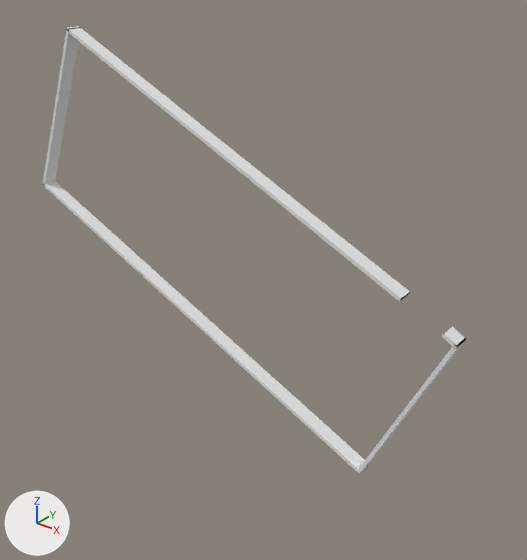
The OBJ model tb3_simulation/maps/tb3_world/models/tb3_world_tb3_world/meshes/wall_1.obj as it was, and as the next commit left it.
Both versions are drawn from a camera (50 mm lens) standing at (38.8, -26.8, 25.2) and looking at (17.5, -0.2, 8.8). Every picture has the same lights, and +X, +Y and +Z are marked at lower left. The older version comes first. Where no turn or scale is listed for an object, it has been applied to the vertices.

In view in the first picture: 'walls'.
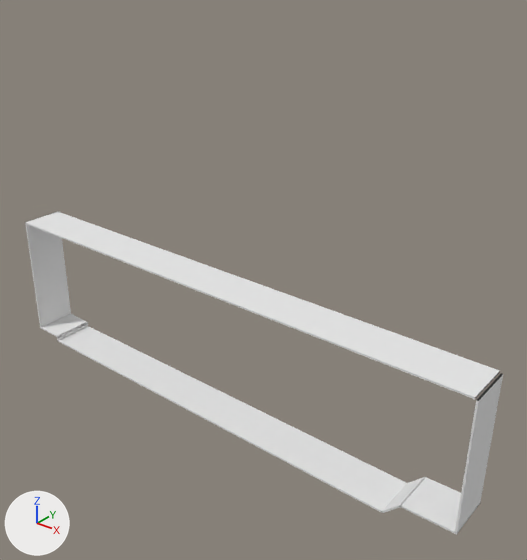
The change, as a list of edits to the scene's bpy script:
```text
Change me_walls:
    used by ob_walls; location = (0.0, 0.0, 0.0)
    remove me_walls.from_pydata(...)  # 40 vertices, 50 faces; spans x 0.0..28.6, y -0.8..0.0, z 0.0..20.2
    add me_walls.from_pydata(...)  # 64 vertices, 80 faces; spans x 0.0..30.4, y -2.5..0.0, z 0.0..8.4
    me_walls part 1: the loose piece of 8 vertices spanning x 0.0..4.5, y -0.8..0.0, z 10.3..20.2 is scaled about its middle by (0.0257, 3.12, 0.781), then moved by (-2.1, -0.9, -10.7)
    me_walls part 2: the loose piece of 8 vertices spanning x 0.0..24.4, y -0.8..0.0, z 0.0..10.6 is scaled about its middle by (0.0796, 3.12, 0.00548), then moved by (-11.2, -0.9, -4.6)
    me_walls part 3: the loose piece of 8 vertices spanning x 4.2..25.7, y -0.8..0.0, z 10.4..20.2 is scaled about its middle by (-0.00319, 3.12, 0.0426), then moved by (-13.1, -0.9, -14.8)
    me_walls part 4: the loose piece of 8 vertices spanning x 4.2..25.7, y -0.8..0.0, z 10.4..20.2 is copied, and the copy is scaled about its middle by (1.16, 3.12, 0.0328), then moved by (-0.7, -0.9, -15.1); it spans x 1.8..26.7, y -2.5..0.0, z 0.0..0.4
    me_walls part 5: the loose piece of 8 vertices spanning x 24.1..28.6, y -0.8..0.0, z 0.0..9.3 is scaled about its middle by (0.224, 3.13, 0.105), then moved by (0.7, -0.9, -4.1)
    me_walls part 6: the loose piece of 8 vertices spanning x 24.1..28.6, y -0.8..0.0, z 0.0..9.3 is copied, and the copy is scaled about its middle by (0.668, 3.13, 0.006), then moved by (2.5, -0.9, -3.6); it spans x 27.5..30.3, y -2.5..0.0, z 0.9..1.1
    me_walls part 7: the loose piece of 8 vertices spanning x 24.1..28.6, y -0.8..0.0, z 0.0..9.3 is copied, and the copy is scaled about its middle by (0.0133, 3.12, 0.781), then moved by (4.0, -0.9, -0.1); it spans x 30.2..30.4, y -2.5..0.0, z 1.0..8.1
    me_walls part 8: the loose piece of 8 vertices spanning x 0.0..24.4, y -0.8..0.0, z 0.0..10.6 is copied, and the copy is scaled about its middle by (1.24, 3.12, 0.0153), then moved by (3.0, -0.8, 3.0); it spans x 0.1..30.2, y -2.5..0.0, z 8.1..8.4
    me_walls part 9: the loose piece of 8 vertices spanning x 27.8..28.6, y -0.8..0.0, z 9.0..9.6 is deleted
```

Where the change shows, as pixel boxes [x1, y1, x2, y2] in the pictures (527 x 560 px; the box of a moved part takes in the faces that stretch with it):
'walls', reshaped (13% wider, 28% shorter): before [43, 26, 467, 474]; after [25, 211, 503, 535]
part 1 of me_walls, moved or reshaped: before [43, 27, 80, 186]; after [25, 211, 71, 327]
part 2 of me_walls, moved or reshaped: before [43, 181, 365, 473]; after [40, 314, 88, 338]
part 3 of me_walls, moved or reshaped: before [67, 26, 410, 301]; after [57, 322, 88, 341]
part 4 of me_walls, added: after [58, 326, 407, 513]
part 5 of me_walls, moved or reshaped: before [357, 338, 466, 474]; after [381, 477, 426, 513]
part 6 of me_walls, added: after [399, 477, 479, 534]
part 7 of me_walls, added: after [455, 373, 503, 535]
part 8 of me_walls, added: after [25, 212, 500, 399]
part 9 of me_walls, deleted: before [442, 327, 467, 349]
